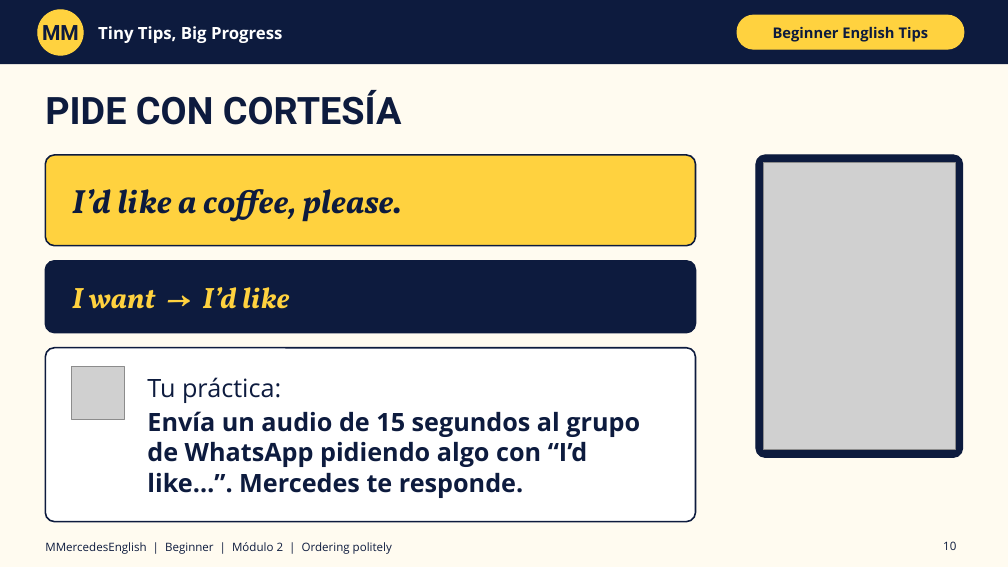
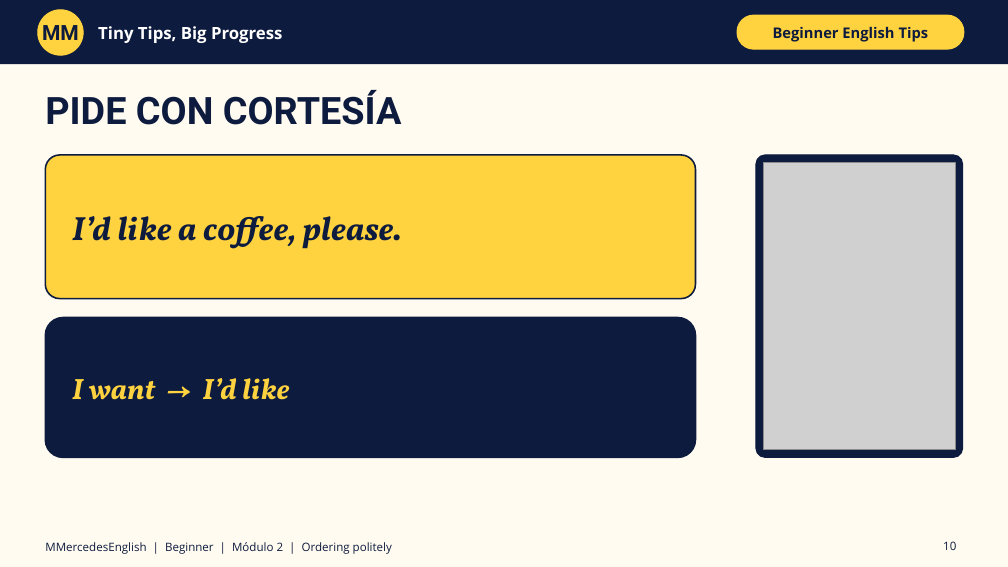
Before and after one commit to marraiz2024-lgtm/marraiz2024-lgtm.github.io, a slide deck: slide 10 of microclase-id-like.pptx. Drawn at 1008x567 pixels with LibreOffice and Linux fonts; fonts in the diff are those of the drawing; grey boxes stand for pictures. Boxes give left, top, right and bottom in pixels: in the first picture for what was removed or moved away, otherwise in the second. Text is boxed around its words. In the diff, an @@ line names an element or a change of style, - is before the commit and + after.

```diff
--- a/microclase-id-like.pptx
+++ b/microclase-id-like.pptx
@@ rounded rectangle: place and size @@
-rounded rectangle at (45, 155, 696, 246)
+rounded rectangle at (45, 155, 696, 299)
@@ text "I’d like a coffee, please.": place and size @@
-text "I’d like a coffee, please." at (72, 189, 402, 222)
+text "I’d like a coffee, please." at (72, 216, 402, 249)
@@ rounded rectangle: place and size @@
-rounded rectangle at (45, 261, 696, 333)
+rounded rectangle at (45, 318, 696, 457)
@@ text "I want → I’d like": place and size @@
-text "I want → I’d like" at (72, 287, 290, 309)
+text "I want → I’d like" at (72, 378, 290, 400)
@@ rounded rectangle removed at (45, 348, 696, 522) @@
@@ picture removed at (72, 367, 125, 420) @@
@@ text removed at (147, 377, 640, 498) @@
-Tu práctica:
-Envía un audio de 15 segundos al grupo de WhatsApp pidiendo algo con “I’d like…”. Mercedes te responde.
```
Also in this commit, not shown: 1 other file.
